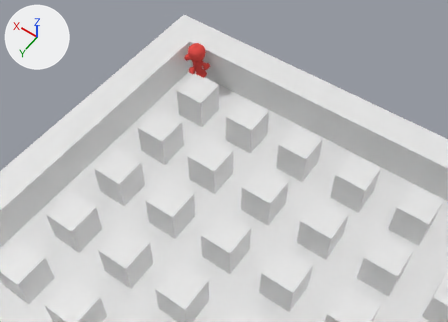
The Blender file Potions werken in deze.blend: old version first, new version second.
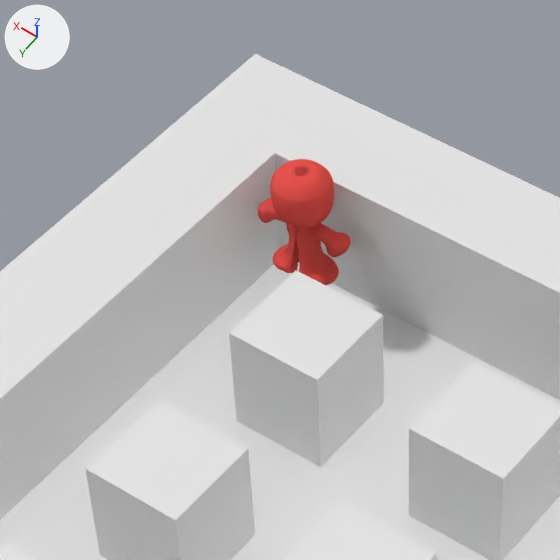
There are two pictures of each version: one from a 50 mm lens placed at (-0.76, 4.82, 17.04), pointed at (6.57, -5.44, 0.92), one close up on the part from 26% to 60% of the width and 0% to 47% of the height. Lighting does not change. The marker at upper left points along +X, +Y and +Z.

The older version as bpy lines, for what is in view:
```python
me_cube = bpy.data.meshes.new('Cube')
me_cube.from_pydata(...)  # 699 vertices, 660 faces, 2 loose edges; spans x -1.09..0.61, y -0.63..0.63, z -1.31..1.28
me_cube.polygons.foreach_set('use_smooth', [True] * 660)
me_cube.materials.append(mat_material)  # red #e7534d
me_plane_000 = bpy.data.meshes.new('Plane.000')
me_plane_000.from_pydata(...)  # 969 vertices, 895 faces, 4 loose edges; spans x -1.12..0.0, y -4.96..1.12, z 0.25..0.65
ob_plane_001 = bpy.data.objects.new('Plane.001', me_plane_000)
ob_plane_001.location = (1.353, 0.634, -0.067)
ob_plane_001.rotation_euler = (0.0, 0.0, -3.142)  # degrees (0, 0, -180)
ob_plane_001.scale = (8.0, 8.0, 8.0)
_m = ob_plane_001.modifiers.new('Mirror', 'MIRROR')
ob_player = bpy.data.objects.new('Player', me_cube)
ob_player.location = (8.782, -7.026, 2.992)
ob_player.scale = (0.459, 0.459, 0.459)
_m = ob_player.modifiers.new('Mirror', 'MIRROR')
_m = ob_player.modifiers.new('Subsurf', 'SUBSURF')
```
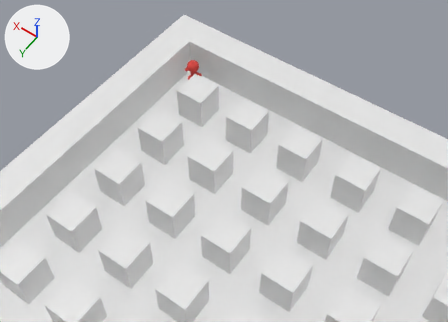
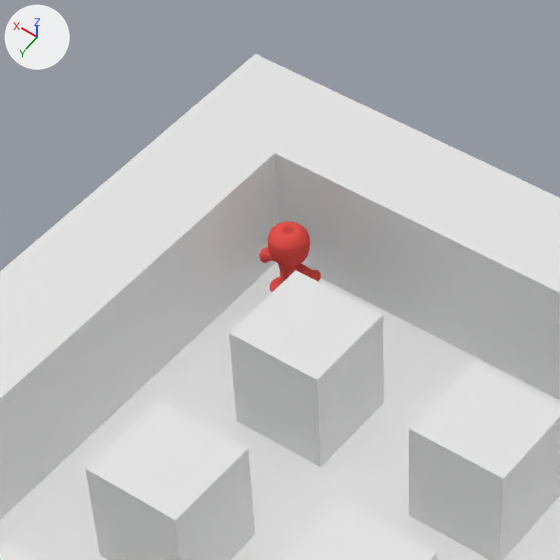
Edits to the scene script, one JSON object a line:
```json
{"op": "set", "path": "ob_player.location", "old": "(8.782, -7.026, 2.992)", "new": "(8.812, -6.837, 2.622)"}
{"op": "set", "path": "ob_player.scale", "old": "(0.459, 0.459, 0.459)", "new": "(0.308, 0.308, 0.308)"}
```

What differs and where, as boxes [x1, y1, x2, y2] in the close-ups (560 x 560 px):
```json
{"object": "Player", "change": "moved, rescaled", "before": [258, 159, 351, 285], "after": [259, 222, 321, 292]}
```
